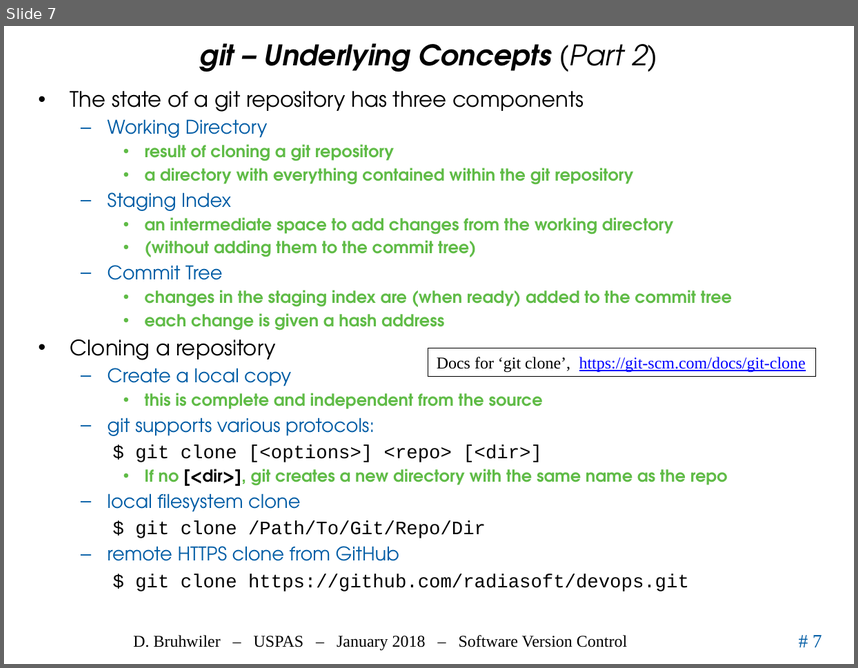
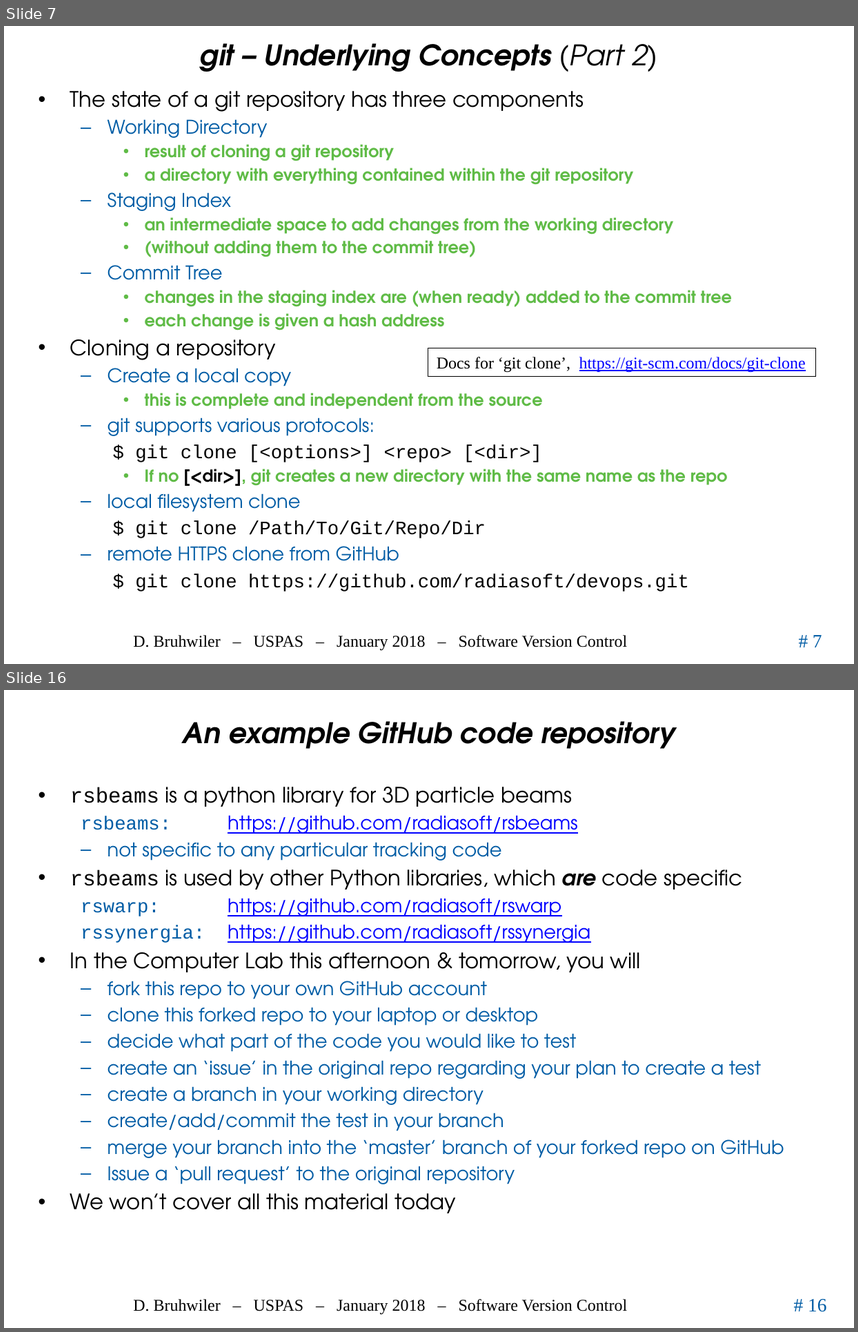
Before and after one commit to uspas/simbeamplasma18, a slide deck: software_version_control/02_VersionCont.pptx. Shown one above the other, each under a label of ours: slide 7 before the commit, slides 7 and 16 after it; the slides between them are not shown. The pictures are 858x668 and 858x1332 pixels, drawn with LibreOffice and Linux fonts; fonts in the diff are those of the drawing; background and template pictures are left out. Boxes give left, top, right and bottom in pixels: in the first picture for what was removed or moved away, otherwise in the second. Text is boxed around its words. In the diff, an @@ line names an element or a change of style, - is before the commit and + after.

```diff
--- a/software_version_control/02_VersionCont.pptx
+++ b/software_version_control/02_VersionCont.pptx
@@ slide 16 added at [4,690,854,1328], background #FFFFFF; not listed: 3 template elements that a slide beside it also shows @@
@@ title added at [183,721,675,749], 24 pt, text #000000, bold, italic @@
+An example GitHub code repository
@@ text added at [70,787,784,1213], 16 pt, text #005CA5 @@
+• rsbeams is a python library for 3D particle beams
+  rsbeams: https://github.com/radiasoft/rsbeams
+  – not specific to any particular tracking code
+• rsbeams is used by other Python libraries, which are code specific
+  rswarp: https://github.com/radiasoft/rswarp
+  rssynergia: https://github.com/radiasoft/rssynergia
+• In the Computer Lab this afternoon & tomorrow, you will
+  – fork this repo to your own GitHub account
+  – clone this forked repo to your laptop or desktop
+  – decide what part of the code you would like to test
+  – create an ‘issue’ in the original repo regarding your plan to create a test
+  – create a branch in your working directory
+  – create/add/commit the test in your branch
+  – merge your branch into the ‘master’ branch of your forked repo on GitHub
+  – Issue a ‘pull request’ to the original repository
+• We won’t cover all this material today
```
Also in this commit, not shown: 6 slides changed, 6 other slides added, 2 slides removed, 2 other files.
